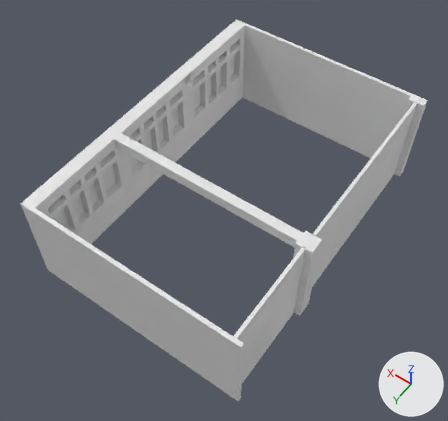
An edit to the Blender file Room-Box/Assets/Models/101.blend, drawn before and after from the same camera.
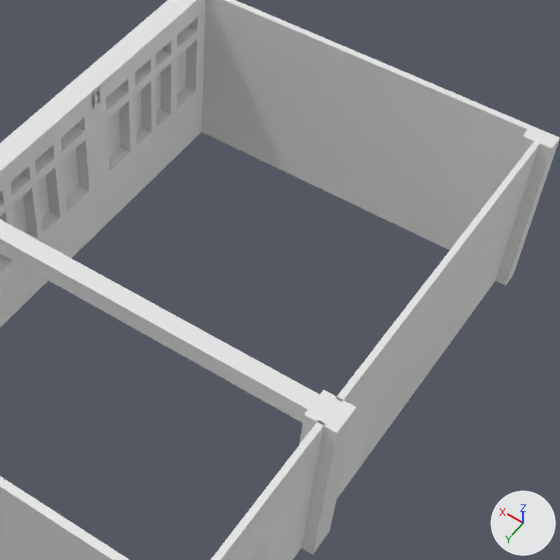
Each version appears first whole from a 50 mm lens placed at (-3.5, 15.37, 16.22), pointed at (3.35, 5.78, 1.16), and next in a close-up on the part from 31% to 95% of the width and 7% to 76% of the height. Arrows for +X, +Y and +Z are at lower right; the lights stay in place.

Names of what the first close-up shows: 'Room', 'WindowWall_big', 'WindowWall_small', 'WindowsOutside'.
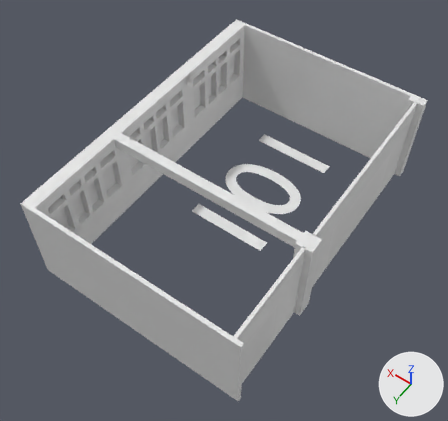
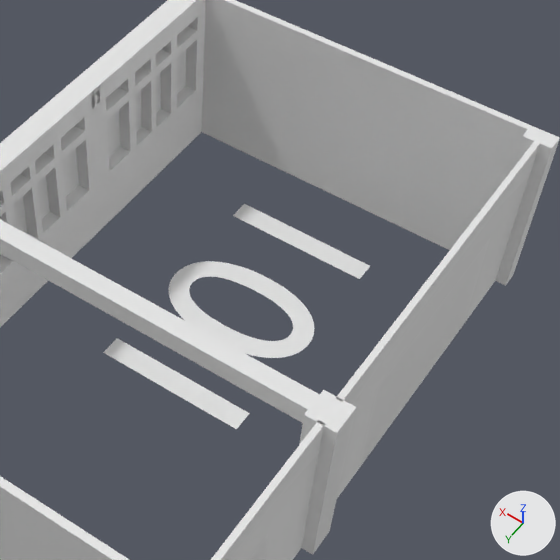
Commit message: Add room numbers to models

Boxes (x1, y1, x2, y2) around the edits, measured in the close-ups (560 x 560 px):
'Room Number', added
    after: (103, 204, 370, 429)

Patch to the scene script:
```diff
--- a/Room-Box/Assets/Models/101.blend.py
+++ b/Room-Box/Assets/Models/101.blend.py
@@ txt_text @@
+txt_text = bpy.data.curves.new('Text', 'FONT')
+txt_text.body = '101'
@@ ob_room_number @@
+ob_room_number = bpy.data.objects.new('Room Number', txt_text)
+ob_room_number.location = (2.0, 6.5, 0.0)
+ob_room_number.rotation_euler = (0.0, 0.0, -1.571)  # degrees (0, 0, -90)
+ob_room_number.scale = (4.0, 4.0, 4.0)
```
